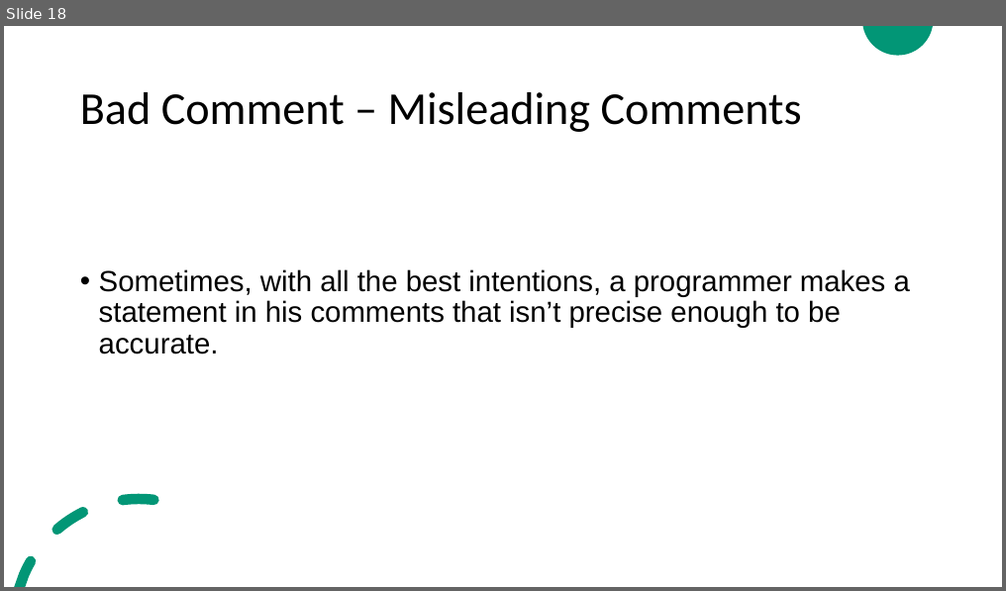
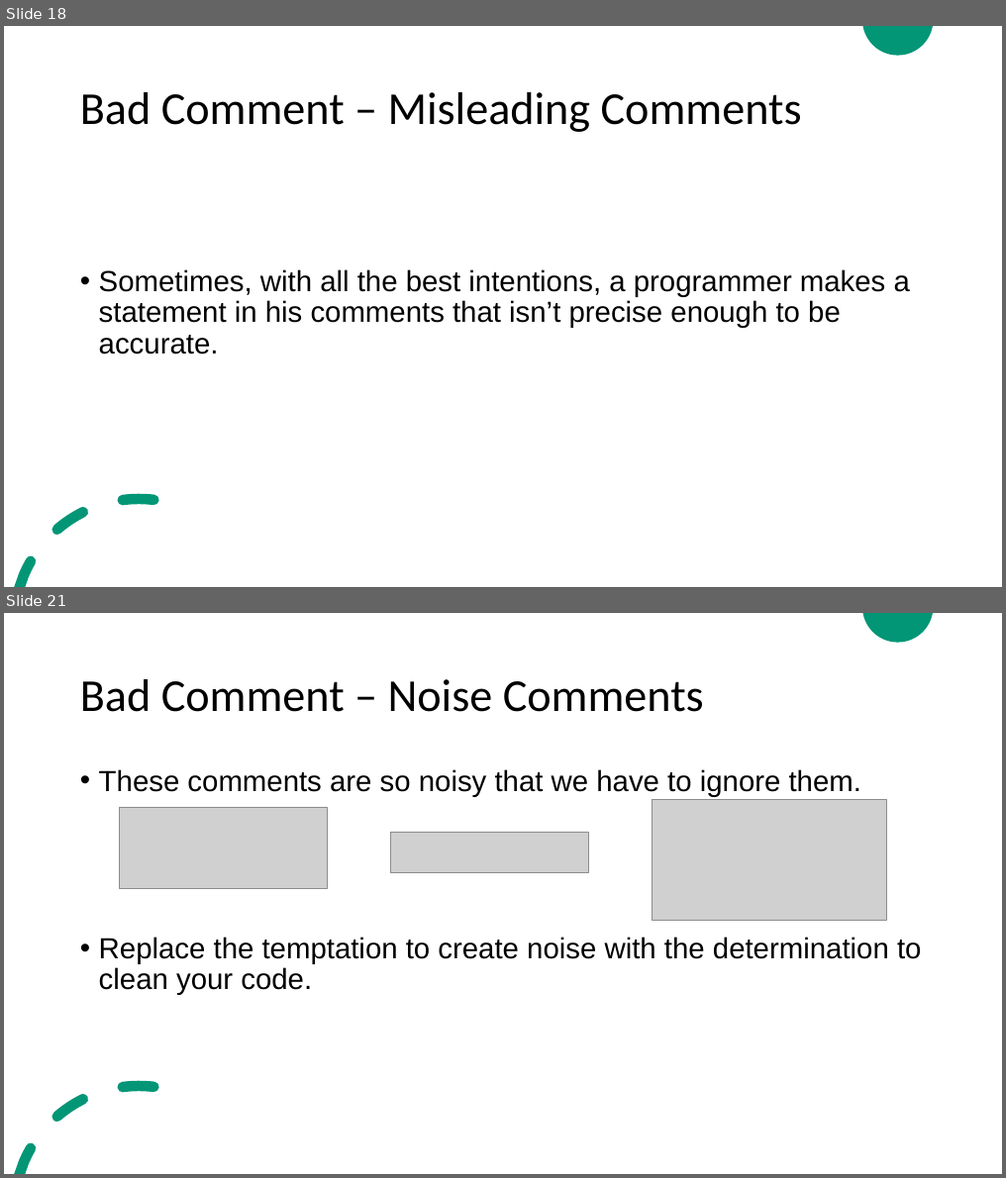
Before and after one commit to ZeinaZayed4/clean-code, a slide deck: Clean Code - Chapter 4.pptx. Shown one above the other, each under a label of ours: slide 18 before the commit, slides 18 and 21 after it; the slides between them are not shown. The pictures are 1006x591 and 1006x1178 pixels, drawn with LibreOffice and Linux fonts; fonts in the diff are those of the drawing; grey boxes stand for pictures. Boxes give left, top, right and bottom in pixels: in the first picture for what was removed or moved away, otherwise in the second. Text is boxed around its words. In the diff, an @@ line names an element or a change of style, - is before the commit and + after.

```diff
--- a/Clean Code - Chapter 4.pptx
+++ b/Clean Code - Chapter 4.pptx
@@ slide 21 added at [4,613,1002,1174], background #FFFFFF; not listed: 2 template elements that a slide beside it also shows @@
@@ title added at [80,679,704,712], 44 pt, text #000000 @@
+Bad Comment – Noise Comments
@@ text added at [99,769,921,995], 28 pt, text #000000 @@
+• These comments are so noisy that we have to ignore them.
+• Replace the temptation to create noise with the determination to clean your code.
@@ picture added at [119,807,328,888] @@
@@ picture added at [652,800,887,921] @@
@@ picture added at [391,832,589,872] @@
```
Also in this commit, not shown: 14 other slides added.
